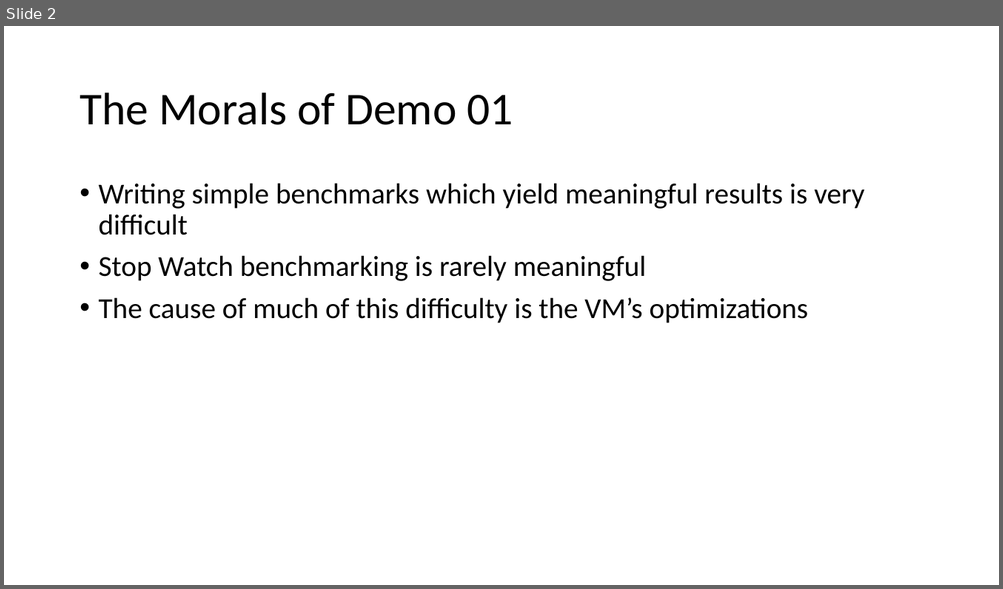
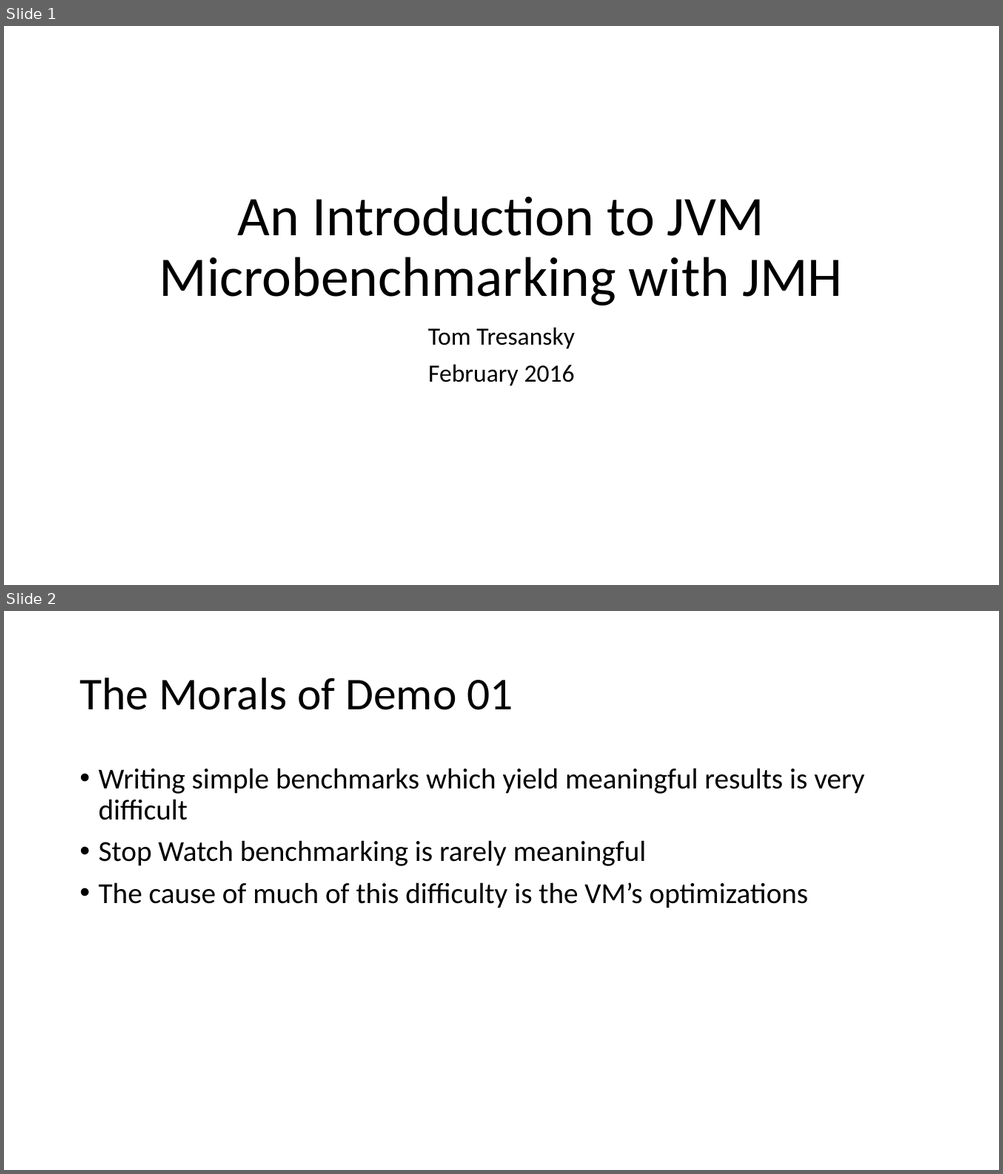
Before and after one commit to tresat/JMH-Presentation, a slide deck: doc/slides.pptx. Shown one above the other, each under a label of ours: slide 2 before the commit, slides 1 and 2 after it. The pictures are 1003x589 and 1003x1174 pixels, drawn with LibreOffice and Linux fonts; fonts in the diff are those of the drawing. Boxes give left, top, right and bottom in pixels: in the first picture for what was removed or moved away, otherwise in the second. Text is boxed around its words. In the diff, an @@ line names an element or a change of style, - is before the commit and + after.

```diff
--- a/doc/slides.pptx
+++ b/doc/slides.pptx
@@ slide 1 added at box(4, 26, 999, 585), background #FFFFFF @@
@@ title added at box(159, 196, 842, 306), 54 pt, text #000000 @@
+An Introduction to JVM Microbenchmarking with JMH
@@ subtitle added at box(428, 327, 575, 386), 24 pt, text #000000 @@
+Tom Tresansky
+February 2016
```
Also in this commit, not shown: 11 other slides added, 1 slide removed, 16 other files.
